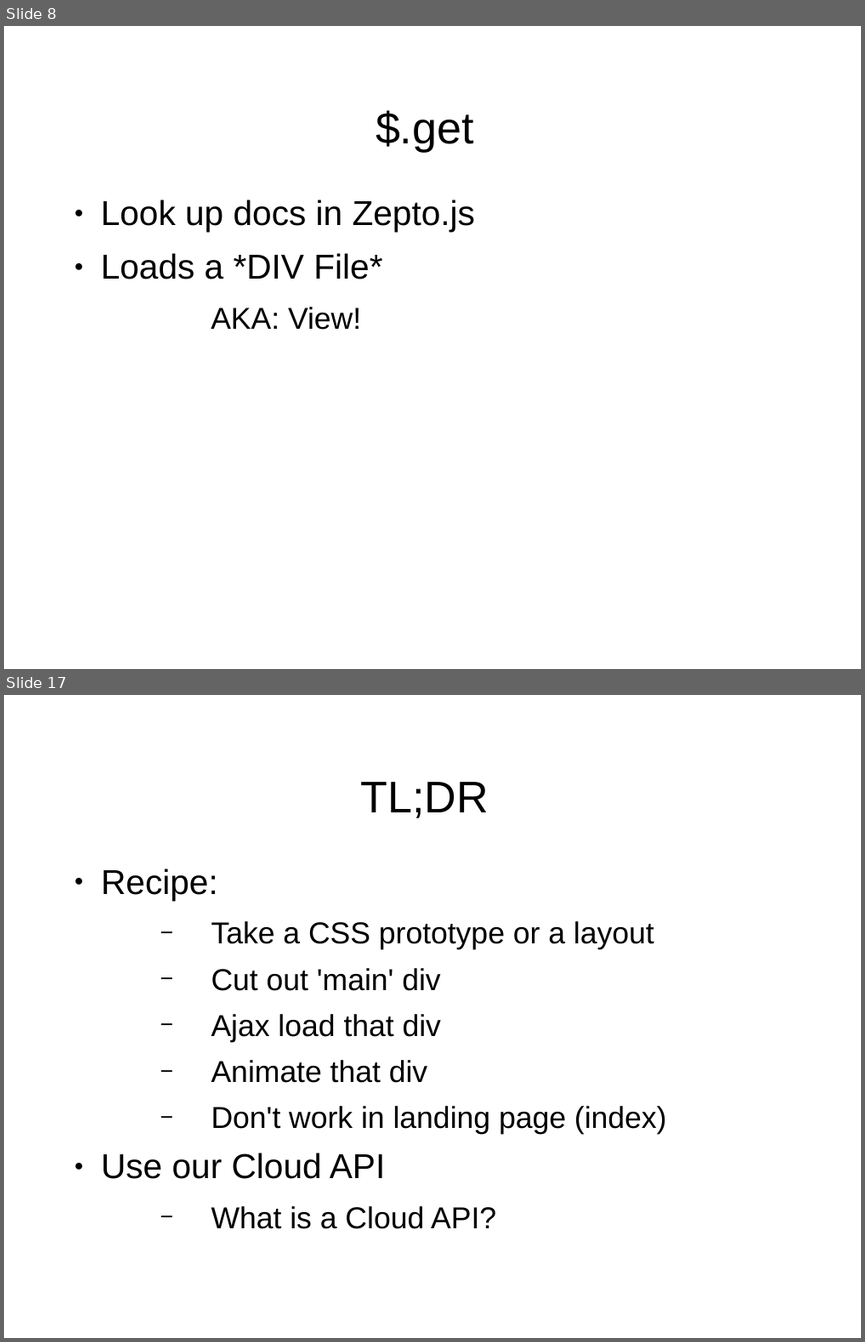
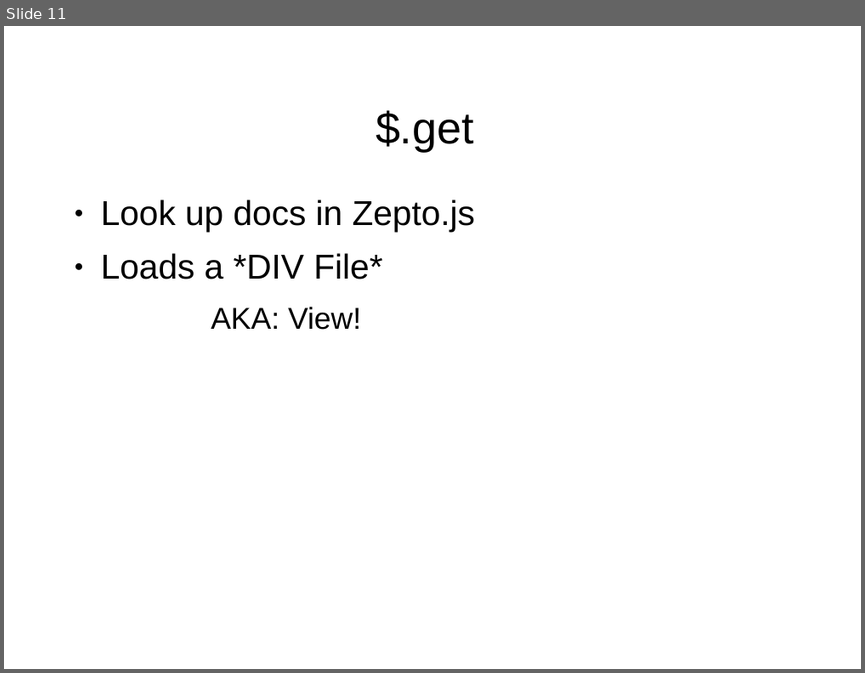
Before and after one commit to shawea/blueGrass, a slide deck: trainTheTrainer/short.odp. Shown one above the other, each under a label of ours: slides 8 and 17 before the commit, slide 11 after it; the slides between them are not shown. The pictures are 865x1342 and 865x673 pixels, drawn with LibreOffice and Linux fonts; fonts in the diff are those of the drawing; background and template pictures are left out. Boxes give left, top, right and bottom in pixels: in the first picture for what was removed or moved away, otherwise in the second. Text is boxed around its words. In the diff, an @@ line names an element or a change of style, - is before the commit and + after.

```diff
--- a/trainTheTrainer/short.odp
+++ b/trainTheTrainer/short.odp
@@ slide 17 removed at [4,695,861,1338], background picture (left out) @@
@@ title removed at [361,782,488,818] @@
-TL;DR
@@ text removed at [101,868,667,1229] @@
-● Recipe:
-  − Take a CSS prototype or a layout
-  − Cut out 'main' div
-  − Ajax load that div
-  − Animate that div
-  − Don't work in landing page (index)
-● Use our Cloud API
-  − What is a Cloud API?
@@ what was slide 8 is now slide 11 @@
```
Also in this commit, not shown: 13 slides added, 9 other slides removed, 2 other files.
